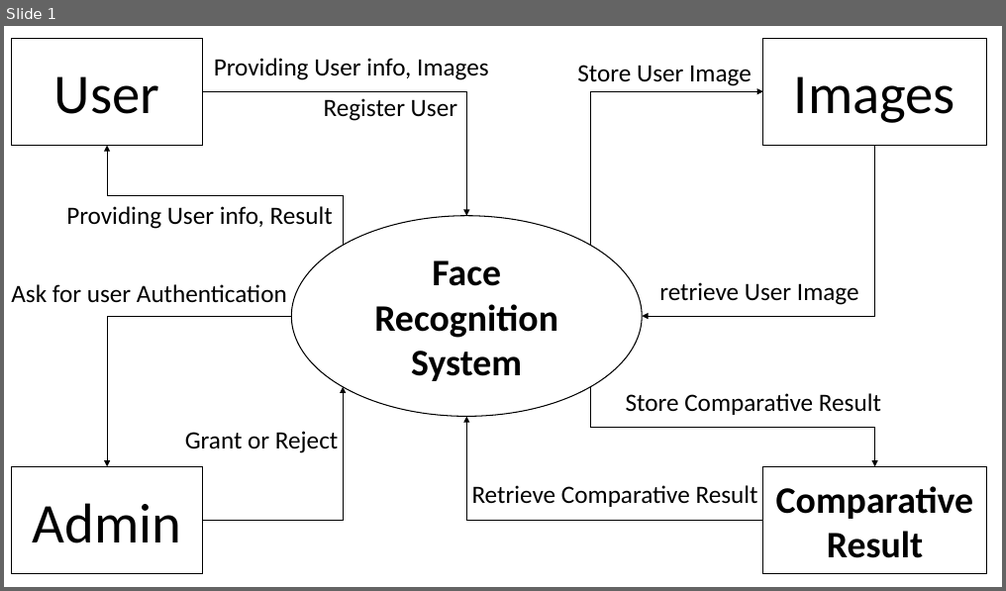
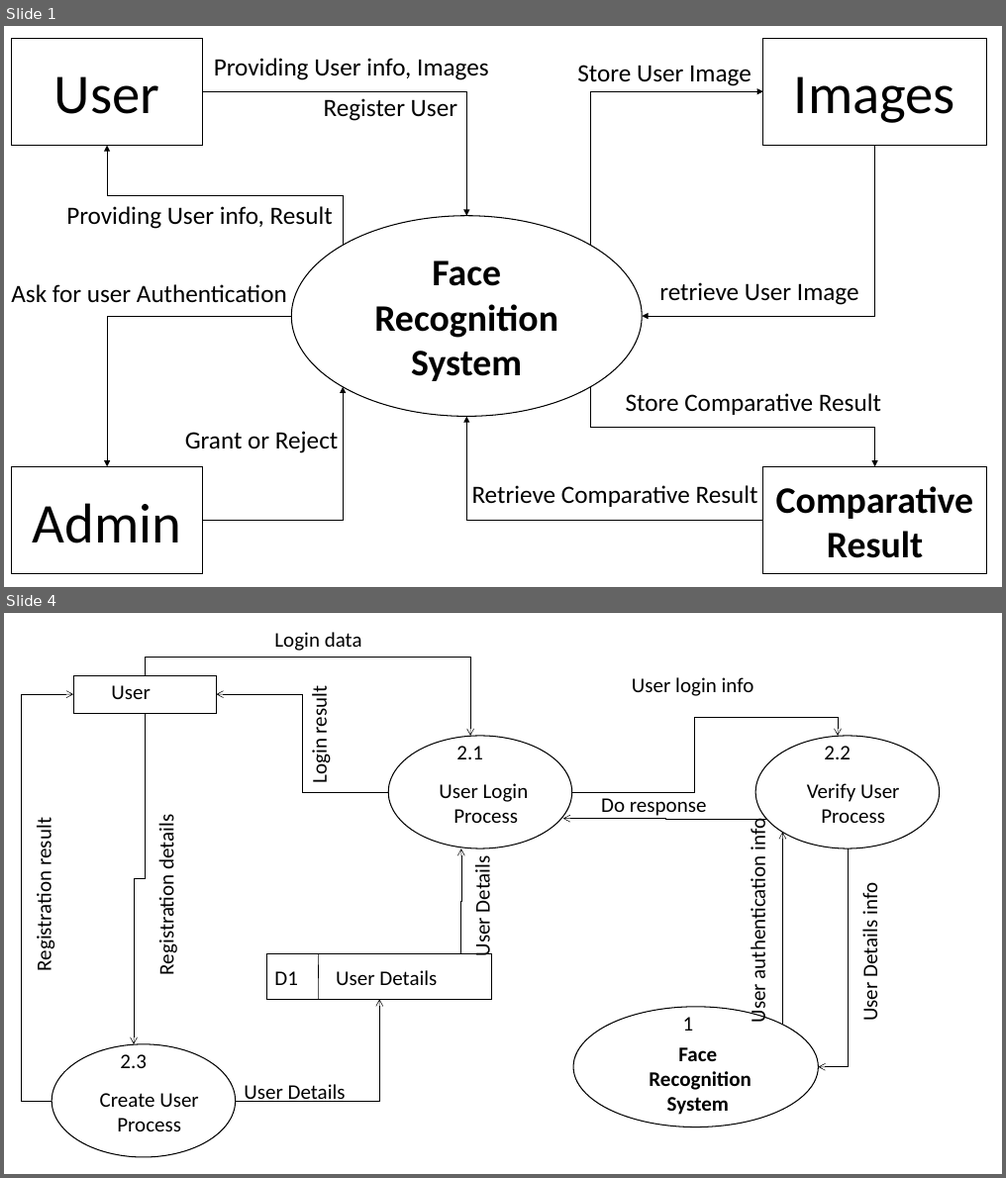
Before and after one commit to sayan801/facerecognizer, a slide deck: report/DFD_FaceRecognition.pptx. Shown one above the other, each under a label of ours: slide 1 before the commit, slides 1 and 4 after it; the slides between them are not shown. The pictures are 1006x591 and 1006x1178 pixels, drawn with LibreOffice and Linux fonts; fonts in the diff are those of the drawing. Boxes give left, top, right and bottom in pixels: in the first picture for what was removed or moved away, otherwise in the second. Text is boxed around its words. In the diff, an @@ line names an element or a change of style, - is before the commit and + after.

```diff
--- a/report/DFD_FaceRecognition.pptx
+++ b/report/DFD_FaceRecognition.pptx
@@ slide 4 added at [4, 613, 1002, 1174], background #FFFFFF @@
@@ group added at [21, 632, 939, 1158]: 21 texts, 10 elbow arrows, 4 ellipses, 2 rectangles, 1 line @@
+Face
+Recognition
+System
+User
+User Login
+Process
+2.1
+Verify User
+Process
+2.2
+Create User
+Process
+2.3
+User Details
+D1
+User Details
+User Details
+Registration details
+Registration result
+Login data
+Login result
+User Details info
+User authentication info
+User login info
+Do response
+1
```
Also in this commit, not shown: 1 slide changed, 2 other slides added, 1 slide removed.
